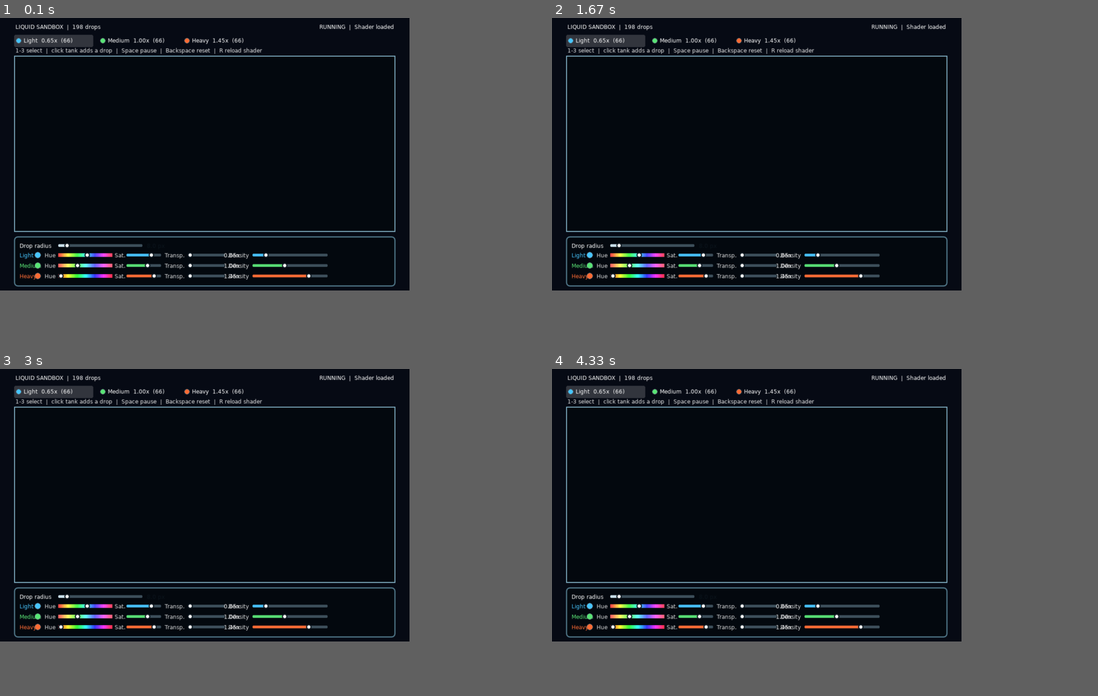
Above: before the commit, frames 1-4 (two rows, left to right).
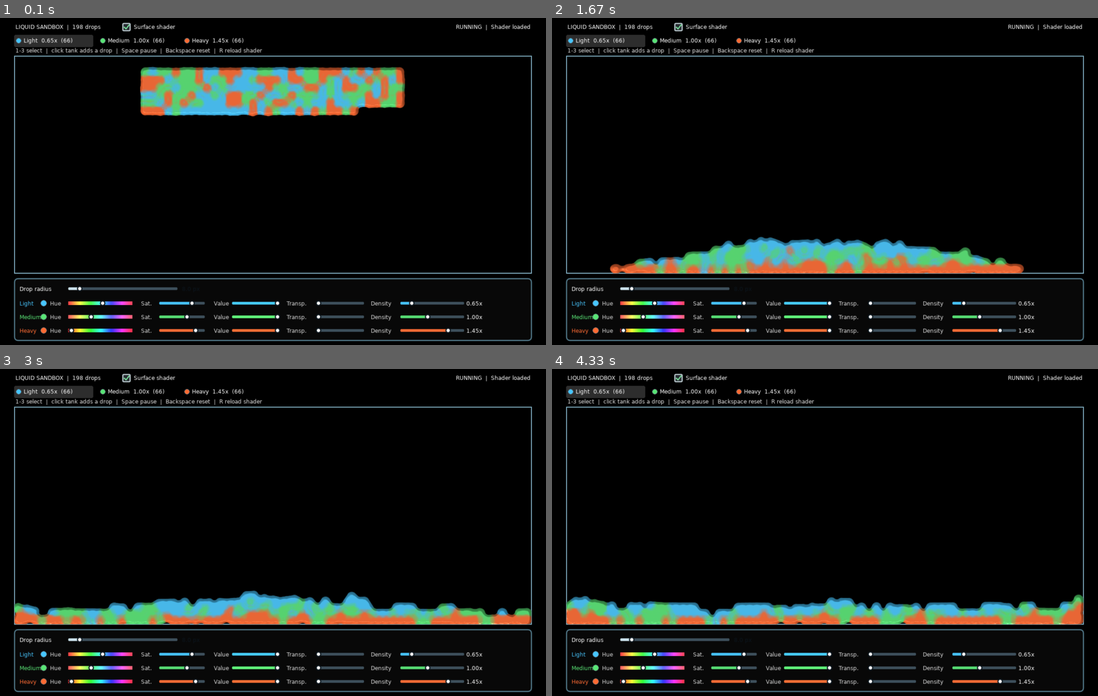
Above: after the commit, the same moments.

Repository: DaiterGG/RealisticLiquidTransfer
Game: LÖVE game, started from LovePreview/main.lua
The game is run twice, just before and just after one commit, with the same random seed, the same clock (stepped at 60 frames per second) and the same inputs.
Inputs (mouse positions are in pixels of both pictures, inside the frame that each line leads up to):
- Up to frame 1 (0.1 s): no input
- Up to frame 2 (1.67 s): move the mouse to (803, 194) at 0.37 s; move the mouse to (633, 299) at 0.87 s; move the mouse to (825, 220) at 1.37 s
- Up to frame 3 (3 s): move the mouse to (349, 460) at 1.87 s; move the mouse to (87, 604) at 2.43 s; move the mouse to (420, 568) at 2.93 s
- Up to frame 4 (4.33 s): move the mouse to (819, 552) at 3.43 s; move the mouse to (1016, 467) at 3.93 s
In our replay, the window is 675x450 before the commit and 900x540 after it. These sizes can differ from the game's own. Grey fills any space a smaller window leaves; there, only what the larger window draws over its background counts as a difference.

The runs differ from the first frame. In frame 1, 15% of the frame differs, in the area x 2-98%, y 1-99%; in frame 2, 13%; in frame 3, 13%; in frame 4, 13%.

Commit message:
Improve liquid preview controls and visibility
Co-authored-by: Copilot <223556219+Copilot@users.noreply.github.com>

Diff:
--- a/LovePreview/conf.lua
+++ b/LovePreview/conf.lua
@@ -1,8 +1,8 @@
 function love.conf(t)
     t.window.title = "LÖVE Liquid Sandbox"
-    t.window.width = 900
-    t.window.height = 600
-    t.window.minwidth = 900
-    t.window.minheight = 420
+    t.window.width = 1200
+    t.window.height = 720
+    t.window.minwidth = 1100
+    t.window.minheight = 480
     t.window.resizable = true
 end
--- a/LovePreview/liquid_field.glsl
+++ b/LovePreview/liquid_field.glsl
@@ -48,7 +48,10 @@
             contribution);
     }
 
-    return vec4(
-        dropletColor.rgb * dropletColor.a * contribution,
-        dropletColor.a * contribution);
+    if (fieldMode < 1.5)
+    {
+        return vec4(dropletColor.rgb * dropletColor.a * contribution, 0.0);
+    }
+
+    return vec4(dropletColor.a * contribution, 0.0, 0.0, 0.0);
 }
--- a/LovePreview/liquid_simulation.lua
+++ b/LovePreview/liquid_simulation.lua
@@ -2,9 +2,9 @@
 Simulation.__index = Simulation
 
 Simulation.types = {
-    { name = "Light", density = 0.65, hue = 0.54, saturation = 0.72, opacity = 1.0, color = { 0.28, 0.78, 1.0 } },
-    { name = "Medium", density = 1.0, hue = 0.36, saturation = 0.61, opacity = 1.0, color = { 0.35, 0.9, 0.46 } },
-    { name = "Heavy", density = 1.45, hue = 0.05, saturation = 0.8, opacity = 1.0, color = { 1.0, 0.42, 0.2 } },
+    { name = "Light", density = 0.65, hue = 0.54, saturation = 0.72, value = 1.0, opacity = 1.0, color = { 0.28, 0.78, 1.0 } },
+    { name = "Medium", density = 1.0, hue = 0.36, saturation = 0.61, value = 1.0, opacity = 1.0, color = { 0.35, 0.9, 0.46 } },
+    { name = "Heavy", density = 1.45, hue = 0.05, saturation = 0.8, value = 1.0, opacity = 1.0, color = { 1.0, 0.42, 0.2 } },
 }
 
 local DROP_COUNT = 198
@@ -39,27 +39,28 @@
     end
 end
 
-local function hueToColor(hue, saturation)
+local function hueToColor(hue, saturation, value)
+    value = value or 1
     local sector = hue * 6
     local index = math.floor(sector)
     local fraction = sector - index
-    local p = 1 - saturation
-    local q = 1 - saturation * fraction
-    local t = 1 - saturation * (1 - fraction)
+    local p = value * (1 - saturation)
+    local q = value * (1 - saturation * fraction)
+    local t = value * (1 - saturation * (1 - fraction))
     local colors = {
-        { 1, t, p },
-        { q, 1, p },
-        { p, 1, t },
-        { p, q, 1 },
-        { t, p, 1 },
-        { 1, p, q },
+        { value, t, p },
+        { q, value, p },
+        { p, value, t },
+        { p, q, value },
+        { t, p, value },
+        { value, p, q },
     }
     return colors[index % 6 + 1]
 end
 Simulation.colorForHue = hueToColor
 
 local function updateLiquidColor(liquid)
-    local color = hueToColor(liquid.hue, liquid.saturation)
+    local color = hueToColor(liquid.hue, liquid.saturation, liquid.value)
     liquid.color[1], liquid.color[2], liquid.color[3] = color[1], color[2], color[3]
 end
 
@@ -78,6 +79,17 @@
     local liquid = Simulation.types[kind]
     if not liquid then
         return false
+    end
+
+    function Simulation:setTypeValue(kind, value)
+        local liquid = Simulation.types[kind]
+        if not liquid then
+            return false
+        end
+
+        liquid.value = clamp(value, 0, 1)
+        updateLiquidColor(liquid)
+        return true
     end
 
     liquid.saturation = clamp(saturation, 0, 1)
--- a/LovePreview/main.lua
+++ b/LovePreview/main.lua
@@ -8,12 +8,14 @@
 local simulation
 local densityCanvas
 local colorCanvas
+local opacityCanvas
 local densityCanvasWidth
 local densityCanvasHeight
 local selectedKind = 1
 local reloadTimer = 0
 local reloadInterval = 0.25
 local paused = false
+local shaderEnabled = true
 local status = "Loading shader..."
 local draggingControl
 local fieldPixelsPerUnit = 0.5
@@ -28,7 +30,7 @@
         left = 32,
         top = 84,
         right = width - 32,
-        bottom = height - 130,
+        bottom = height - 158,
     }
 end
 
@@ -41,18 +43,23 @@
 
     local newDensityCanvas = love.graphics.newCanvas(width, height, { format = "rgba16f" })
     local newColorCanvas = love.graphics.newCanvas(width, height, { format = "rgba16f" })
+    local newOpacityCanvas = love.graphics.newCanvas(width, height, { format = "rgba16f" })
     newDensityCanvas:setFilter("linear", "linear")
     newColorCanvas:setFilter("linear", "linear")
+    newOpacityCanvas:setFilter("linear", "linear")
     newDensityCanvas:setWrap("clamp", "clamp")
     newColorCanvas:setWrap("clamp", "clamp")
+    newOpacityCanvas:setWrap("clamp", "clamp")
 
     if densityCanvas then
         densityCanvas:release()
         colorCanvas:release()
+        opacityCanvas:release()
     end
 
     densityCanvas = newDensityCanvas
     colorCanvas = newColorCanvas
+    opacityCanvas = newOpacityCanvas
     densityCanvasWidth = width
     densityCanvasHeight = height
 end
@@ -69,8 +76,10 @@
     love.graphics.setShader(fieldShader)
     love.graphics.setColor(1, 1, 1, 1)
 
-    for mode = 0, 1 do
-        local target = mode == 0 and densityCanvas or colorCanvas
+    for mode = 0, 2 do
+        local target = mode == 0 and densityCanvas
+            or mode == 1 and colorCanvas
+            or opacityCanvas
         love.graphics.setCanvas(target)
         love.graphics.clear(0, 0, 0, 0)
         fieldShader:send("fieldMode", mode)
@@ -108,14 +117,15 @@
 local function controlLayout()
     local height = love.graphics.getHeight()
     return {
-        panelTop = height - 118,
-        size = { x = 128, y = height - 99, width = 185 },
-        groupStartY = height - 78,
-        groupStep = 23,
-        hue = { labelX = 98, x = 128, width = 118 },
-        saturation = { labelX = 252, x = 278, width = 76 },
-        opacity = { labelX = 362, x = 418, width = 76 },
-        density = { labelX = 502, x = 555, width = 165 },
+        panelTop = height - 146,
+        size = { x = 150, y = height - 124, width = 240 },
+        groupStartY = height - 92,
+        groupStep = 30,
+        hue = { labelX = 110, x = 150, width = 140 },
+        saturation = { labelX = 310, x = 350, width = 100 },
+        value = { labelX = 470, x = 510, width = 100 },
+        opacity = { labelX = 630, x = 700, width = 100 },
+        density = { labelX = 815, x = 880, width = 140 },
     }
 end
 
@@ -144,6 +154,8 @@
         simulation:setTypeHue(control.group, value)
     elseif control.kind == "saturation" then
         simulation:setTypeSaturation(control.group, value)
+    elseif control.kind == "value" then
+        simulation:setTypeValue(control.group, value)
     elseif control.kind == "opacity" then
         simulation:setTypeOpacity(control.group, 1 - value)
     elseif control.kind == "density" then
@@ -173,11 +185,11 @@
     love.graphics.circle("line", thumbX, slider.y, 5)
 end
 
-local function drawHueSlider(slider, hue, saturation)
+local function drawHueSlider(slider, hue, saturation, brightness)
     local segmentCount = 35
     local segmentWidth = slider.width / segmentCount
     for segment = 0, segmentCount - 1 do
-        local color = Simulation.colorForHue(segment / segmentCount, saturation)
+        local color = Simulation.colorForHue(segment / segmentCount, saturation, brightness)
         love.graphics.setColor(color[1], color[2], color[3], 1)
         love.graphics.rectangle(
             "fill",
@@ -218,6 +230,11 @@
             return { kind = "saturation", group = group, slider = saturationSlider }
         end
 
+        local valueSlider = { x = layout.value.x, y = rowY, width = layout.value.width }
+        if math.abs(y - rowY) <= 11 and x >= valueSlider.x - 6 and x <= valueSlider.x + valueSlider.width + 6 then
+            return { kind = "value", group = group, slider = valueSlider }
+        end
+
         local opacitySlider = { x = layout.opacity.x, y = rowY, width = layout.opacity.width }
         if math.abs(y - rowY) <= 11 and x >= opacitySlider.x - 6 and x <= opacitySlider.x + opacitySlider.width + 6 then
             return { kind = "opacity", group = group, slider = opacitySlider }
@@ -254,7 +271,7 @@
 end
 
 function love.load()
-    love.graphics.setBackgroundColor(0.025, 0.04, 0.08)
+    love.graphics.setBackgroundColor(0, 0, 0, 1)
     love.math.setRandomSeed(os.time())
     simulation = Simulation.new(tankBounds())
     loadFieldShader()
@@ -286,7 +303,7 @@
     local counts = simulation:countByType()
     local types = Simulation.types
 
-    love.graphics.setColor(0.015, 0.035, 0.055, 0.96)
+    love.graphics.setColor(0, 0, 0, 1)
     love.graphics.rectangle(
         "fill",
         bounds.left,
@@ -304,10 +321,31 @@
         bounds.bottom - bounds.top
     )
 
-    renderLiquidFields(bounds)
-    if shader then
+    if shaderEnabled then
+        renderLiquidFields(bounds)
+    else
+        for _, drop in ipairs(simulation.drops) do
+            love.graphics.setColor(
+                drop.color[1],
+                drop.color[2],
+                drop.color[3],
+                drop.opacity
+            )
+            love.graphics.circle("fill", drop.x, drop.y, drop.radius)
+            love.graphics.setColor(1, 1, 1, drop.opacity)
+            love.graphics.circle("line", drop.x, drop.y, drop.radius)
+        end
+    end
+
+    if shaderEnabled and shader then
         shader:send("densityField", densityCanvas)
         shader:send("colorField", colorCanvas)
+        shader:send("opacityField", opacityCanvas)
+        shader:send("tankOrigin", { bounds.left, bounds.top })
+        shader:send(
+            "tankSize",
+            { bounds.right - bounds.left, bounds.bottom - bounds.top }
+        )
         shader:send(
             "fieldTexelSize",
             { 1 / densityCanvasWidth, 1 / densityCanvasHeight }
@@ -333,6 +371,16 @@
 
     love.graphics.setColor(1, 1, 1, 1)
     love.graphics.print("LIQUID SANDBOX  |  " .. #simulation.drops .. " drops", 34, 12)
+    love.graphics.setColor(0.16, 0.18, 0.2, 1)
+    love.graphics.rectangle("fill", 270, 12, 16, 16, 2, 2)
+    love.graphics.setColor(0.78, 0.84, 0.86, 1)
+    love.graphics.rectangle("line", 270, 12, 16, 16, 2, 2)
+    if shaderEnabled then
+        love.graphics.setColor(0.5, 0.95, 0.65, 1)
+        love.graphics.line(273, 20, 277, 24, 284, 15)
+    end
+    love.graphics.setColor(1, 1, 1, 1)
+    love.graphics.print("Surface shader", 294, 12)
 
     for kind, liquid in ipairs(types) do
         local x = 36 + (kind - 1) * 185
@@ -365,13 +413,13 @@
     )
 
     local layout = controlLayout()
-    love.graphics.setColor(0.015, 0.035, 0.055, 0.98)
+    love.graphics.setColor(0.035, 0.035, 0.035, 0.98)
     love.graphics.rectangle(
         "fill",
         32,
         layout.panelTop,
         love.graphics.getWidth() - 64,
-        108,
+        136,
         7,
         7
     )
@@ -381,7 +429,7 @@
         32,
         layout.panelTop,
         love.graphics.getWidth() - 64,
-        108,
+        136,
         7,
         7
     )
@@ -390,26 +438,26 @@
     love.graphics.print("Drop radius", 43, layout.size.y - 7)
     local radiusValue = (simulation.dropRadius - 4) / 38
     drawSlider(layout.size, radiusValue, { 0.82, 0.91, 0.95 })
-    love.graphics.print(string.format("%.1f px", simulation.dropRadius), 323, layout.size.y - 7)
+    love.graphics.print(string.format("%.1f px", simulation.dropRadius), 400, layout.size.y - 7)
 
     for kind, liquid in ipairs(types) do
         local rowY = layout.groupStartY + (kind - 1) * layout.groupStep
         love.graphics.setColor(liquid.color[1], liquid.color[2], liquid.color[3])
         love.graphics.print(liquid.name, 43, rowY - 7)
         love.graphics.setColor(0.34, 0.4, 0.44, 1)
-        love.graphics.circle("fill", 83, rowY, 7)
+        love.graphics.circle("fill", 96, rowY, 7)
         love.graphics.setColor(
             liquid.color[1],
             liquid.color[2],
             liquid.color[3],
             liquid.opacity
         )
-        love.graphics.circle("fill", 83, rowY, 6)
+        love.graphics.circle("fill", 96, rowY, 6)
 
         love.graphics.setColor(1, 1, 1, 0.85)
         love.graphics.print("Hue", layout.hue.labelX, rowY - 7)
         local hueSlider = { x = layout.hue.x, y = rowY, width = layout.hue.width }
-        drawHueSlider(hueSlider, liquid.hue, liquid.saturation)
+        drawHueSlider(hueSlider, liquid.hue, liquid.saturation, liquid.value)
 
         love.graphics.setColor(1, 1, 1, 0.85)
         love.graphics.print("Sat.", layout.saturation.labelX, rowY - 7)
@@ -421,6 +469,15 @@
         drawSlider(saturationSlider, liquid.saturation, liquid.color)
 
         love.graphics.setColor(1, 1, 1, 0.85)
+        love.graphics.print("Value", layout.value.labelX, rowY - 7)
+        local valueSlider = { x = layout.value.x, y = rowY, width = layout.value.width }
+        drawSlider(
+            valueSlider,
+            liquid.value,
+            Simulation.colorForHue(liquid.hue, liquid.saturation, 1)
+        )
+
+        love.graphics.setColor(1, 1, 1, 0.85)
         love.graphics.print("Transp.", layout.opacity.labelX, rowY - 7)
         local opacitySlider = { x = layout.opacity.x, y = rowY, width = layout.opacity.width }
         drawSlider(opacitySlider, 1 - liquid.opacity, liquid.color)
@@ -431,7 +488,7 @@
         local densityValue = (liquid.density - 0.4) / 1.4
         drawSlider(densitySlider, densityValue, liquid.color)
         love.graphics.setColor(1, 1, 1, 1)
-        love.graphics.print(string.format("%.2fx", liquid.density), 492, rowY - 7)
+        love.graphics.print(string.format("%.2fx", liquid.density), 1025, rowY - 7)
     end
 
     love.graphics.setColor(1, 1, 1, 1)
@@ -460,6 +517,11 @@
 end
 
 function love.mousepressed(x, y, button)
+    if button == 1 and x >= 264 and x <= 440 and y >= 8 and y <= 34 then
+        shaderEnabled = not shaderEnabled
+        return
+    end
+
     if button == 1 then
         local control = controlAt(x, y)
         if control then
--- a/LovePreview/shader.glsl
+++ b/LovePreview/shader.glsl
@@ -1,5 +1,8 @@
 extern Image densityField;
 extern Image colorField;
+extern Image opacityField;
+extern vec2 tankOrigin;
+extern vec2 tankSize;
 extern vec2 fieldTexelSize;
 extern vec2 transitionOffset;
 extern number colorTransitionSharpness;
@@ -12,8 +15,8 @@
 vec4 getLiquidColor(vec2 uv)
 {
     vec4 accumulatedColor = Texel(colorField, uv);
-    number opacityWeight = max(accumulatedColor.a, 0.0001);
-    number densityWeight = max(Texel(densityField, uv).a, 0.0001);
+    number opacityWeight = max(Texel(opacityField, uv).r, 0.0001);
+    number densityWeight = max(Texel(densityField, uv).r, 0.0001);
     return vec4(
         accumulatedColor.rgb / opacityWeight,
         clamp(opacityWeight / densityWeight, 0.0, 1.0));
@@ -83,23 +86,24 @@
 
 vec4 effect(vec4 vertexColor, Image texture, vec2 texture_coords, vec2 screen_coords)
 {
-    number density = getDensity(texture_coords);
-    vec4 sampledLiquidColor = getLiquidColor(texture_coords);
+    vec2 uv = clamp((screen_coords - tankOrigin) / tankSize, 0.0, 1.0);
+    number density = getDensity(uv);
+    vec4 sampledLiquidColor = getLiquidColor(uv);
     if (colorTransitionSharpness > 0.0)
     {
-        sampledLiquidColor = sharpenLiquidColorTransition(texture_coords, sampledLiquidColor);
+        sampledLiquidColor = sharpenLiquidColorTransition(uv, sampledLiquidColor);
     }
 
-    number leftDensity = getDensity(texture_coords - vec2(fieldTexelSize.x, 0.0));
-    number rightDensity = getDensity(texture_coords + vec2(fieldTexelSize.x, 0.0));
-    number downDensity = getDensity(texture_coords - vec2(0.0, fieldTexelSize.y));
-    number upDensity = getDensity(texture_coords + vec2(0.0, fieldTexelSize.y));
+    number leftDensity = getDensity(uv - vec2(fieldTexelSize.x, 0.0));
+    number rightDensity = getDensity(uv + vec2(fieldTexelSize.x, 0.0));
+    number downDensity = getDensity(uv - vec2(0.0, fieldTexelSize.y));
+    number upDensity = getDensity(uv + vec2(0.0, fieldTexelSize.y));
     vec2 gradient = vec2(rightDensity - leftDensity, upDensity - downDensity);
     vec3 normal = normalize(vec3(-gradient * 5.0, 0.8));
 
-    vec4 accumulatedDensity = Texel(densityField, texture_coords);
+    vec4 accumulatedDensity = Texel(densityField, uv);
     vec2 encodedVelocity = clamp(
-        accumulatedDensity.gb / max(accumulatedDensity.a, 0.0001),
+        accumulatedDensity.gb / max(accumulatedDensity.r, 0.0001),
         0.0,
         1.0) * 2.0 - 1.0;
     number velocityLength = length(encodedVelocity);
